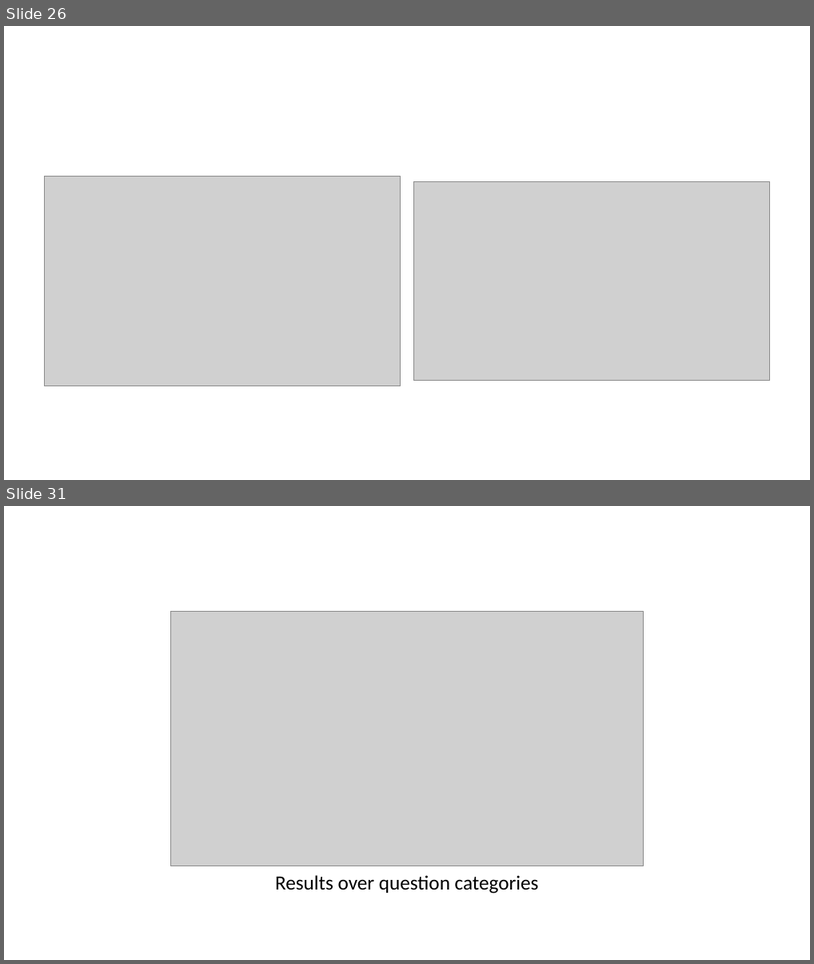
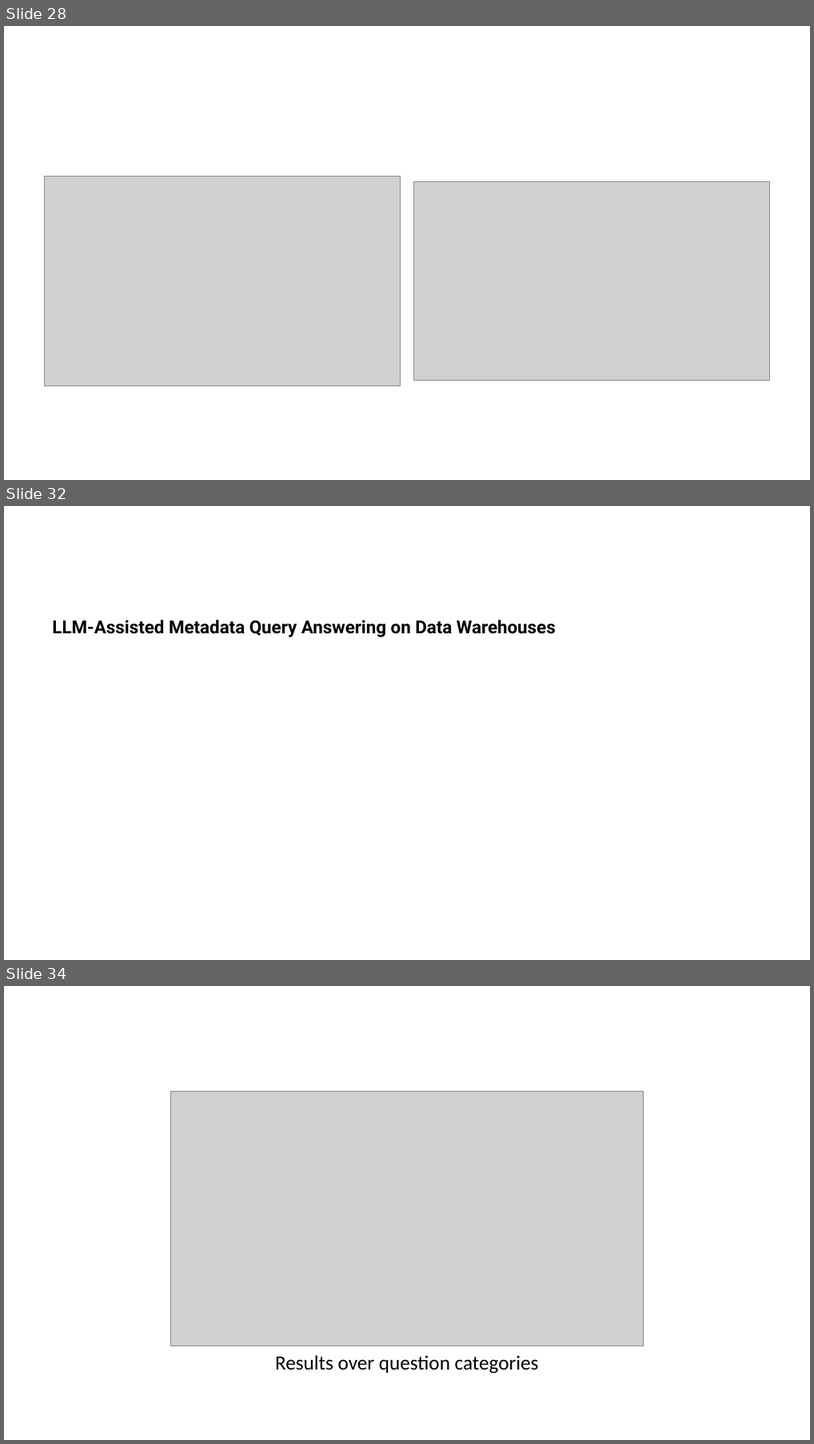
Before and after one commit to ManuelePasini/slides-markdown, a slide deck: 3rd_year_slides.pptx. Shown one above the other, each under a label of ours: slides 26 and 31 before the commit, slides 28, 32 and 34 after it; the slides between them are not shown. The pictures are 814x964 and 814x1444 pixels, drawn with LibreOffice and Linux fonts; fonts in the diff are those of the drawing; grey boxes stand for pictures. Boxes give left, top, right and bottom in pixels: in the first picture for what was removed or moved away, otherwise in the second. Text is boxed around its words. In the diff, an @@ line names an element or a change of style, - is before the commit and + after.

```diff
--- a/3rd_year_slides.pptx
+++ b/3rd_year_slides.pptx
@@ slide 32 added at [4, 506, 810, 960], background #FFFFFF @@
@@ text added at [52, 620, 556, 637], 16 pt, text #000000, bold @@
+LLM-Assisted Metadata Query Answering on Data Warehouses
@@ what was slide 26 is now slide 28 @@
@@ what was slide 31 is now slide 34 @@
```
Also in this commit, not shown: 18 slides changed, 4 other slides added, 1 slide removed, 4 other files.
